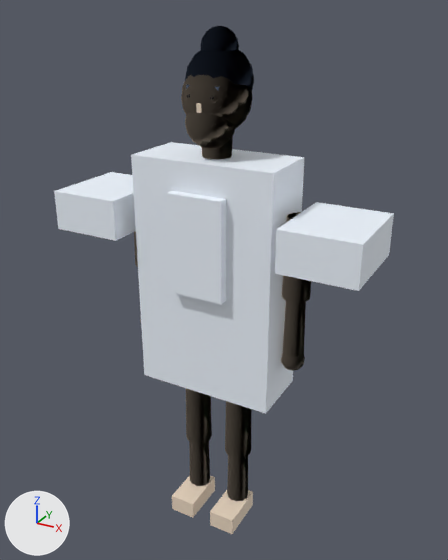
An edit to the glTF model frontend/public/models/characters/roles/ancient_student/body.glb, drawn before and after from the same camera.
Both versions are drawn from a camera (50 mm lens) standing at (0.997, -1.765, 1.91) and looking at (0.012, 0.025, 1.015). The axes (+X, +Y, +Z) are drawn at lower left. The lights are the same throughout. The picture after the commit comes second. Vertices at exactly the same position are counted once.

The first picture shows 'Cloth', 'Hair', 'Skin'.
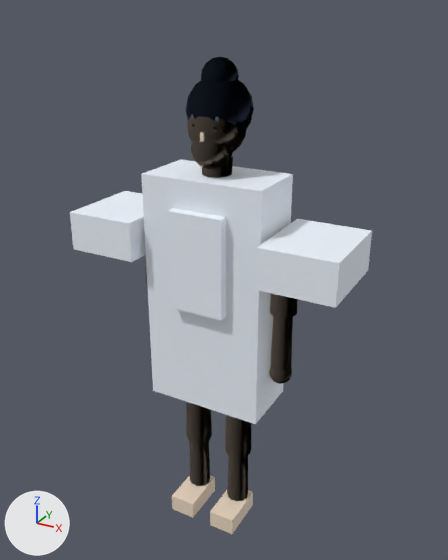
The change, as a list of edits to the scene's bpy script:
```text
Change me_skin:
    used by ob_skin; location = (0.0, 0.0, 0.0)
    remove me_skin.from_pydata(...)  # 848 vertices, 1334 faces; spans x -0.35..0.35, y -0.14..0.11, z 0.01..1.76
    add me_skin.from_pydata(...)  # 848 vertices, 1334 faces; spans x -0.3..0.3, y -0.14..0.09, z 0.01..1.65
    me_skin part 1: the loose piece of 151 vertices spanning x -0.11..0.11, y -0.11..0.11, z 1.54..1.76 is scaled about its middle by 0.853, then moved by (0.0, 0.0, -0.09)
    me_skin part 2: the loose piece of 93 vertices spanning x -0.08..0.08, y -0.12..0.04, z 1.5..1.66 is scaled about its middle by 0.853, then moved by (0.0, 0.01, -0.08)
    me_skin part 3: the loose piece of 42 vertices spanning x 0.02..0.06, y -0.11..-0.07, z 1.64..1.67 is moved by (-0.01, 0.01, -0.09)
    me_skin part 4: the loose piece of 8 vertices spanning x -0.01..0.01, y -0.11..-0.1, z 1.62..1.65 is moved by (0.0, 0.02, -0.09)
    me_skin part 5: the loose piece of 26 vertices spanning x -0.05..0.05, y -0.05..0.05, z 1.44..1.55 is moved by (0.0, 0.0, -0.09)
    me_skin part 6: the loose piece of 26 vertices spanning x -0.35..-0.25, y -0.05..0.05, z 1.03..1.31 is moved by (0.04, 0.0, -0.07)
    me_skin part 7: the loose piece of 26 vertices spanning x 0.25..0.35, y -0.05..0.05, z 1.03..1.31 is moved by (-0.04, 0.0, -0.07)
    me_skin part 8: the loose piece of 22 vertices spanning x 0.26..0.34, y -0.04..0.04, z 0.82..1.04 is moved by (-0.04, 0.0, -0.07)
    me_skin part 9: the loose piece of 85 vertices spanning x 0.26..0.34, y -0.04..0.04, z 0.74..0.83 is moved by (-0.04, 0.0, -0.07)
    other edits to the shape of me_skin do not show in these pictures
Change me_cloth:
    used by ob_cloth; location = (0.0, 0.0, 0.0)
    remove me_cloth.from_pydata(...)  # 32 vertices, 48 faces; spans x -0.56..0.56, y -0.18..0.14, z 0.615..1.465
    add me_cloth.from_pydata(...)  # 32 vertices, 48 faces; spans x -0.497..0.497, y -0.18..0.14, z 0.556..1.406
    me_cloth part 10: the loose piece of 8 vertices spanning x -0.258..0.258, y -0.12..0.12, z 0.615..1.465 is scaled about its middle by (0.853, 1, 1), then moved by (0.0, 0.0, -0.059)
    me_cloth part 11: the loose piece of 8 vertices spanning x -0.56..-0.3, y -0.18..0.14, z 1.175..1.315 is moved by (0.063, 0.0, -0.068)
    me_cloth part 12: the loose piece of 8 vertices spanning x 0.3..0.56, y -0.18..0.14, z 1.175..1.315 is moved by (-0.063, 0.0, -0.068)
    me_cloth part 13: the loose piece of 8 vertices spanning x -0.1..0.1, y -0.155..-0.105, z 1.015..1.365 is moved by (0.0, 0.0, -0.059)
Change me_hair:
    used by ob_hair; location = (0.0, 0.0, 0.0)
    remove me_hair.from_pydata(...)  # 178 vertices, 336 faces; spans x -0.11..0.11, y -0.09..0.125, z 1.59..1.86
    add me_hair.from_pydata(...)  # 263 vertices, 490 faces; spans x -0.11..0.11, y -0.085..0.125, z 1.501..1.771
    me_hair part 14: the loose piece of 77 vertices spanning x -0.11..0.11, y -0.085..0.125, z 1.59..1.81 is scaled about its middle by 0.458, then moved by (0.0, 0.0, -0.058)
    me_hair part 15: the loose piece of 77 vertices spanning x -0.06..0.06, y -0.037..0.077, z 1.74..1.86 is scaled about its middle by 1.83, then moved by (0.0, 0.0, -0.189)
    me_hair part 16: the loose piece of 77 vertices spanning x -0.06..0.06, y -0.037..0.077, z 1.74..1.86 is copied, and the copy is moved by (0.0, 0.0, -0.089); it spans x -0.06..0.06, y -0.037..0.077, z 1.651..1.771
    other edits to the shape of me_hair do not show in these pictures
```

What differs and where, as boxes [x1, y1, x2, y2] in the pictures (448 x 560 px; the box of a moved part takes in the faces that stretch with it):
'Cloth', reshaped (11% narrower)
    before: [54, 142, 394, 414]
    after: [70, 160, 372, 424]
'Skin', reshaped (13% narrower, 9% shorter)
    before: [134, 75, 311, 534]
    after: [145, 117, 298, 534]
'Hair', reshaped
    before: [185, 26, 254, 91]
    after: [186, 57, 254, 130]
part 1 of me_skin, moved or reshaped
    before: [181, 75, 253, 129]
    after: [187, 117, 247, 153]
part 2 of me_skin, moved or reshaped
    before: [185, 112, 235, 149]
    after: [190, 139, 232, 169]
part 3 of me_skin, moved or reshaped
    before: [210, 95, 218, 103]
    after: [212, 125, 218, 132]
part 4 of me_skin, moved or reshaped
    before: [196, 103, 202, 113]
    after: [200, 132, 205, 142]
part 5 of me_skin, moved or reshaped
    before: [202, 136, 233, 159]
    after: [202, 155, 233, 178]
part 6 of me_skin, moved or reshaped (mostly hidden)
    before: [134, 231, 138, 267]
    after: [145, 255, 147, 284]
part 7 of me_skin, moved or reshaped
    before: [282, 212, 311, 303]
    after: [270, 230, 298, 318]
part 8 of me_skin, moved or reshaped
    before: [283, 301, 306, 357]
    after: [270, 316, 293, 370]
part 9 of me_skin, moved or reshaped
    before: [281, 353, 305, 371]
    after: [269, 367, 292, 384]
part 10 of me_cloth, moved or reshaped
    before: [131, 142, 304, 414]
    after: [141, 160, 293, 424]
part 11 of me_cloth, moved or reshaped
    before: [54, 172, 136, 241]
    after: [70, 191, 146, 262]
part 12 of me_cloth, moved or reshaped
    before: [275, 202, 394, 291]
    after: [256, 219, 372, 308]
part 13 of me_cloth, moved or reshaped
    before: [166, 191, 226, 304]
    after: [167, 208, 226, 320]
part 14 of me_hair, moved or reshaped (not visible afterwards)
    before: [185, 50, 254, 91]
part 15 of me_hair, moved or reshaped
    before: [200, 26, 239, 51]
    after: [186, 80, 254, 130]
part 16 of me_hair, added
    after: [201, 57, 239, 82]
